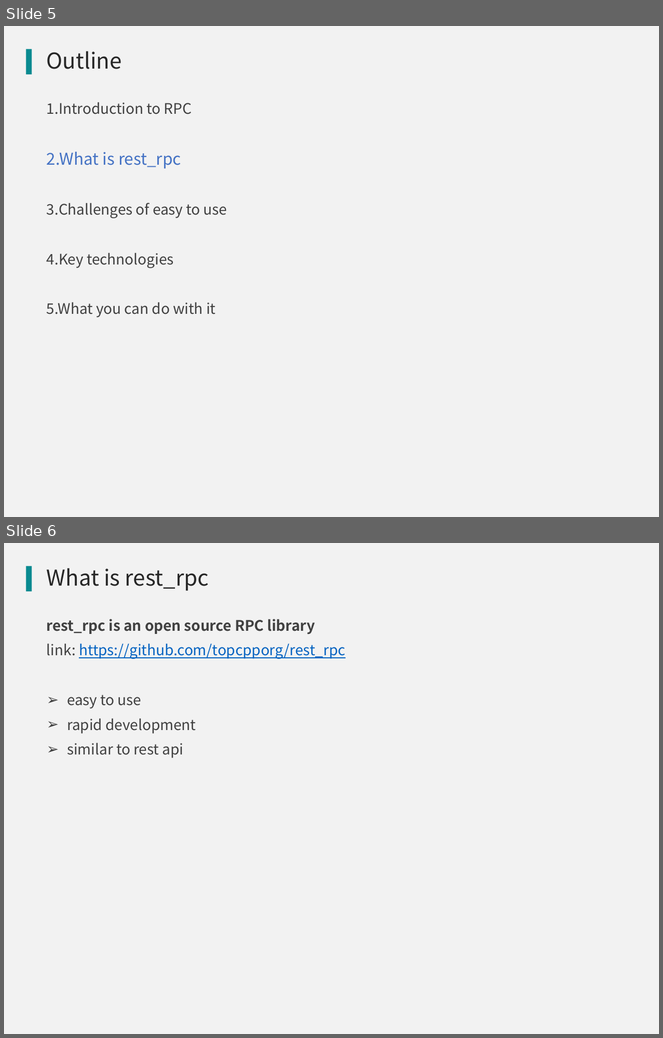
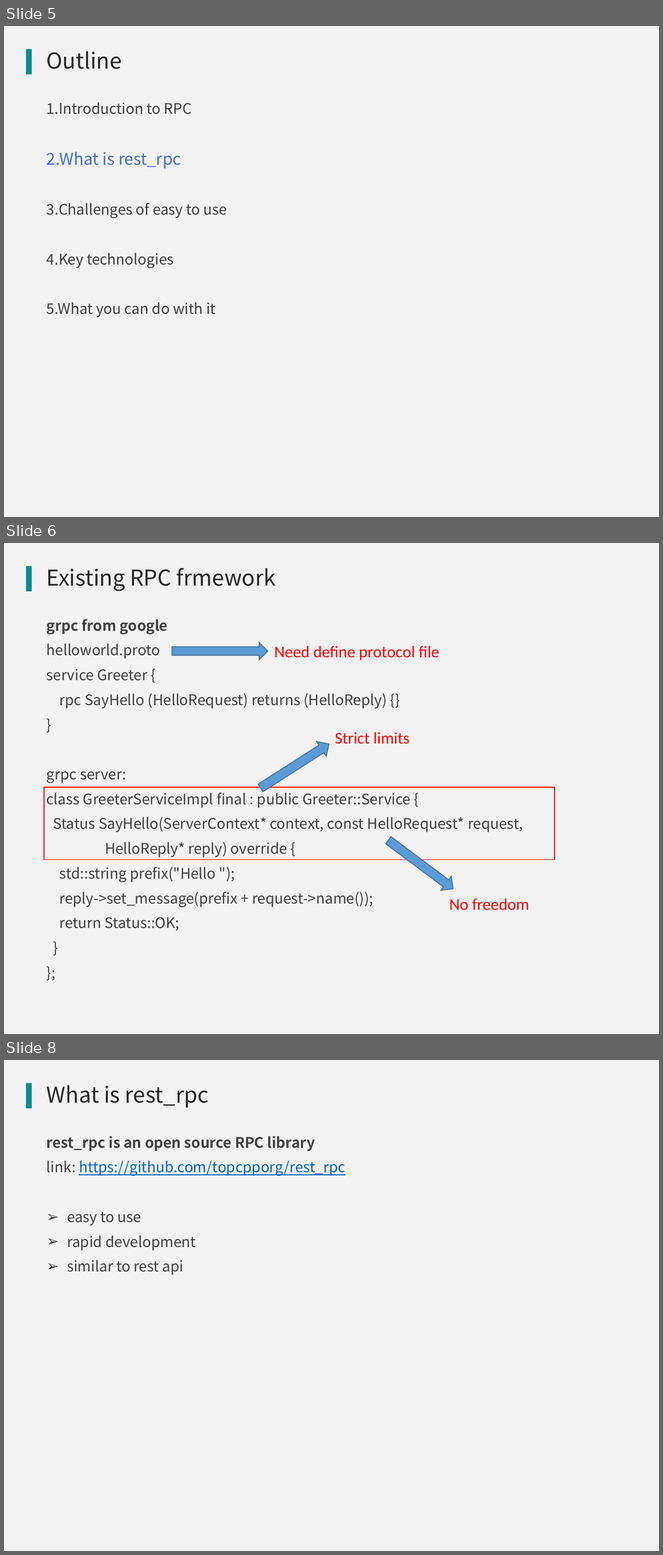
Before and after one commit to qicosmos/cppnow2017-ppt, a slide deck: An easy to use RPC framework implemented by c++11 and c++14.pptx. Shown one above the other, each under a label of ours: slides 5 and 6 before the commit, slides 5, 6 and 8 after it; the slides between them are not shown. The pictures are 663x1038 and 663x1555 pixels, drawn with LibreOffice and Linux fonts; fonts in the diff are those of the drawing; background and template pictures are left out. Boxes give left, top, right and bottom in pixels: in the first picture for what was removed or moved away, otherwise in the second. Text is boxed around its words. In the diff, an @@ line names an element or a change of style, - is before the commit and + after.

```diff
--- a/An easy to use RPC framework implemented by c++11 and c++14.pptx
+++ b/An easy to use RPC framework implemented by c++11 and c++14.pptx
@@ slide 6 added at <box>4,543,659,1034</box>, background #F2F2F2; not listed: 1 template element that a slide beside it also shows @@
@@ title added at <box>47,568,276,591</box>, 24 pt, text #262626 @@
+Existing RPC frmework
@@ text added at <box>47,619,523,931</box>, 16 pt, text #404040 @@
+grpc from google
+helloworld.proto
+service Greeter {
+rpc SayHello (HelloRequest) returns (HelloReply) {}
+}
+grpc server:
+class GreeterServiceImpl final : public Greeter::Service {
+Status SayHello(ServerContext* context, const HelloRequest* request,
+HelloReply* reply) override {
+std::string prefix("Hello ");
+reply->set_message(prefix + request->name());
+return Status::OK;
+}
+};
@@ down arrow added at <box>172,643,268,659</box>, fill #5B9BD5, outline #43739E 1 pt @@
@@ text added at <box>274,646,440,660</box>, 18 pt, text #FF0000 @@
+Need define protocol file
@@ down arrow added at <box>256,737,334,796</box>, fill #5B9BD5, outline #43739E 1 pt @@
@@ text added at <box>335,732,410,744</box>, 18 pt, text #FF0000 @@
+Strict limits
@@ rectangle added at <box>44,787,554,860</box>, outline #FF0000 1 pt @@
@@ down arrow added at <box>384,833,458,896</box>, fill #5B9BD5, outline #43739E 1 pt @@
@@ text added at <box>450,899,530,911</box>, 18 pt, text #FF0000 @@
+No freedom
@@ what was slide 6 is now slide 8 @@
```
Also in this commit, not shown: 6 slides changed, 10 other slides added, 3 slides removed.
